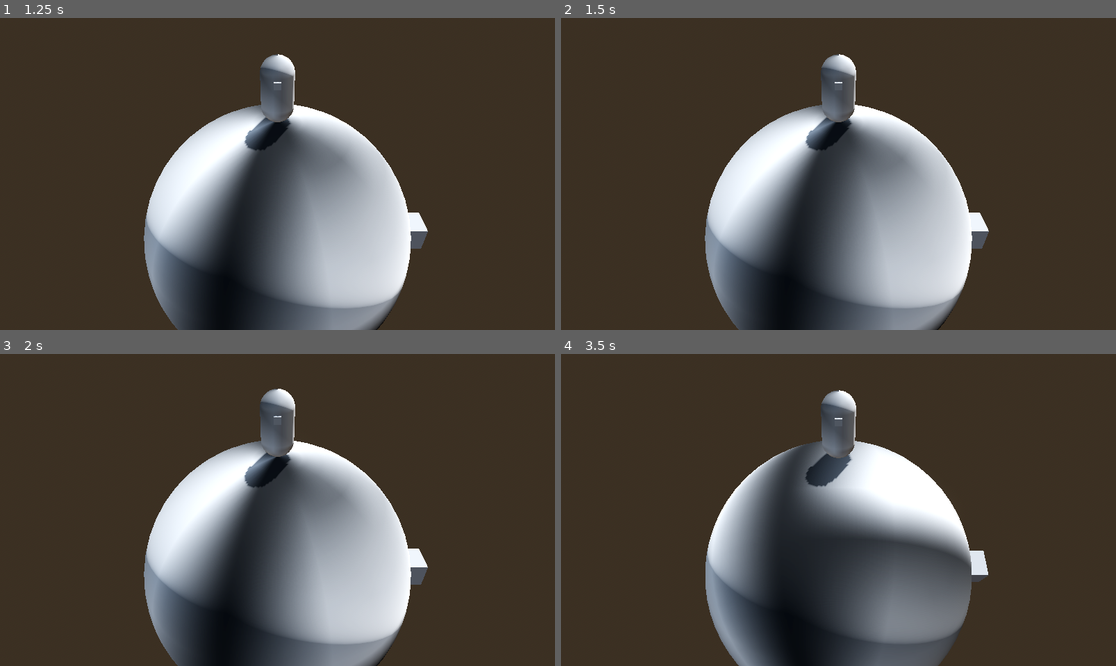
Above: before the commit, frames 1-4 (two rows, left to right).
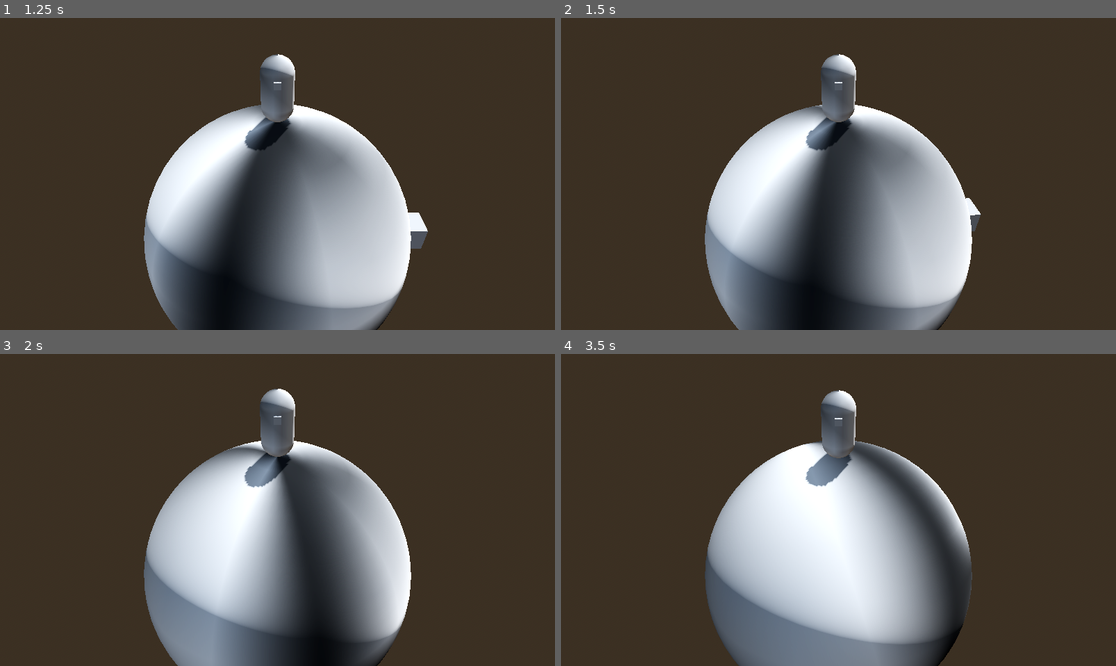
Above: after the commit, the same moments.

Repository: boner-cmd/effective-octo-pancake
Game: Godot game, scene res://Scenes/TitleScreen.tscn
Two runs of this game, one before a commit and one after it. Both use one fixed random seed, a clock stepped at 60 frames per second and the inputs below. The engine's default icon, where the game draws it, is replaced by a stand-in: a white triangle on a blue panel in a dark square.
Inputs (mouse positions are in pixels of both pictures, inside the frame that each line leads up to):
- Up to frame 1 (1.25 s): click (66, 149) at 0.5 s
- Up to frame 2 (1.5 s): hold E (spin_right, bound only after the commit) from 1.28 s (still down)
- Up to frame 3 (2 s): keep holding E (spin_right, bound only after the commit); tap Space (jump) at 1.52 s
- Up to frame 4 (3.5 s): release E (spin_right, bound only after the commit) at 2.03 s; hold S (down) 2.03-2.78 s; tap Space (jump) at 2.27 s; hold E (spin_right, bound only after the commit) from 2.78 s (still down)

Frame 1 is identical in both runs. In frame 2, 13% of the frame differs, in the area x 25-78%, y 27-100%; in frame 3, 24%; in frame 4, 26%.

Commit message:
found a slightly better collider, added some spin functions (Q,E) as well as interaction key (F)

Diff:
--- a/Scenes/camera_origin.gd
+++ b/Scenes/camera_origin.gd
@@ -5,7 +5,7 @@
 
 @onready var camera: Camera3D = $Camera3D
 
-@export var speed: float = 1.5
+@export var speed: float = .8
 
 var player_model
 
@@ -20,7 +20,10 @@
 
 
 
-
+	if Input.is_action_pressed("spin_left"):
+		planet.global_rotate(Vector3.UP, -speed * delta)
+	if Input.is_action_pressed("spin_right"):
+		planet.global_rotate(Vector3.UP, speed * delta)
 	if Input.is_action_pressed("left"):
 		planet.global_rotate(Vector3.FORWARD, speed * delta)
 	if Input.is_action_pressed("right"):
--- a/Scenes/test_node.tscn
+++ b/Scenes/test_node.tscn
@@ -39,6 +39,8 @@
 
 [sub_resource type="BoxMesh" id="BoxMesh_00acv"]
 
+[sub_resource type="BoxShape3D" id="BoxShape3D_ylgs7"]
+
 [node name="TestScene" type="Node3D" unique_id=1858530210]
 
 [node name="DirectionalLight3D" type="DirectionalLight3D" parent="." unique_id=1624694031]
@@ -72,3 +74,9 @@
 [node name="MeshInstance3D" type="MeshInstance3D" parent="TestPlanet/CollisionShape3D" unique_id=1097089063]
 transform = Transform3D(1, 0, 0, 0, 1, 0, 0, 0, 1, 5.2529497, 0, 0)
 mesh = SubResource("BoxMesh_00acv")
+
+[node name="StaticBody3D" type="StaticBody3D" parent="TestPlanet/CollisionShape3D" unique_id=2066629269]
+transform = Transform3D(1, 0, 0, 0, 1, 0, 0, 0, 1, 5.2529497, 0, 0)
+
+[node name="CollisionShape3D" type="CollisionShape3D" parent="TestPlanet/CollisionShape3D/StaticBody3D" unique_id=1785896033]
+shape = SubResource("BoxShape3D_ylgs7")
--- a/project.godot
+++ b/project.godot
@@ -47,6 +47,21 @@
 "events": [Object(InputEventKey,"resource_local_to_scene":false,"resource_name":"","device":-1,"window_id":0,"alt_press …(191 unchanged characters)…
 ]
 }
+spin_left={
+"deadzone": 0.2,
+"events": [Object(InputEventKey,"resource_local_to_scene":false,"resource_name":"","device":-1,"window_id":0,"alt_pressed":false,"shift_pressed":false,"ctrl_pressed":false,"meta_pressed":false,"pressed":false,"keycode":0,"physical_keycode":81,"key_label":0,"unicode":113,"location":0,"echo":false,"script":null)
+]
+}
+spin_right={
+"deadzone": 0.2,
+"events": [Object(InputEventKey,"resource_local_to_scene":false,"resource_name":"","device":-1,"window_id":0,"alt_pressed":false,"shift_pressed":false,"ctrl_pressed":false,"meta_pressed":false,"pressed":false,"keycode":0,"physical_keycode":69,"key_label":0,"unicode":101,"location":0,"echo":false,"script":null)
+]
+}
+interact={
+"deadzone": 0.2,
+"events": [Object(InputEventKey,"resource_local_to_scene":false,"resource_name":"","device":-1,"window_id":0,"alt_pressed":false,"shift_pressed":false,"ctrl_pressed":false,"meta_pressed":false,"pressed":false,"keycode":0,"physical_keycode":70,"key_label":0,"unicode":102,"location":0,"echo":false,"script":null)
+]
+}
 
 [physics]
 
